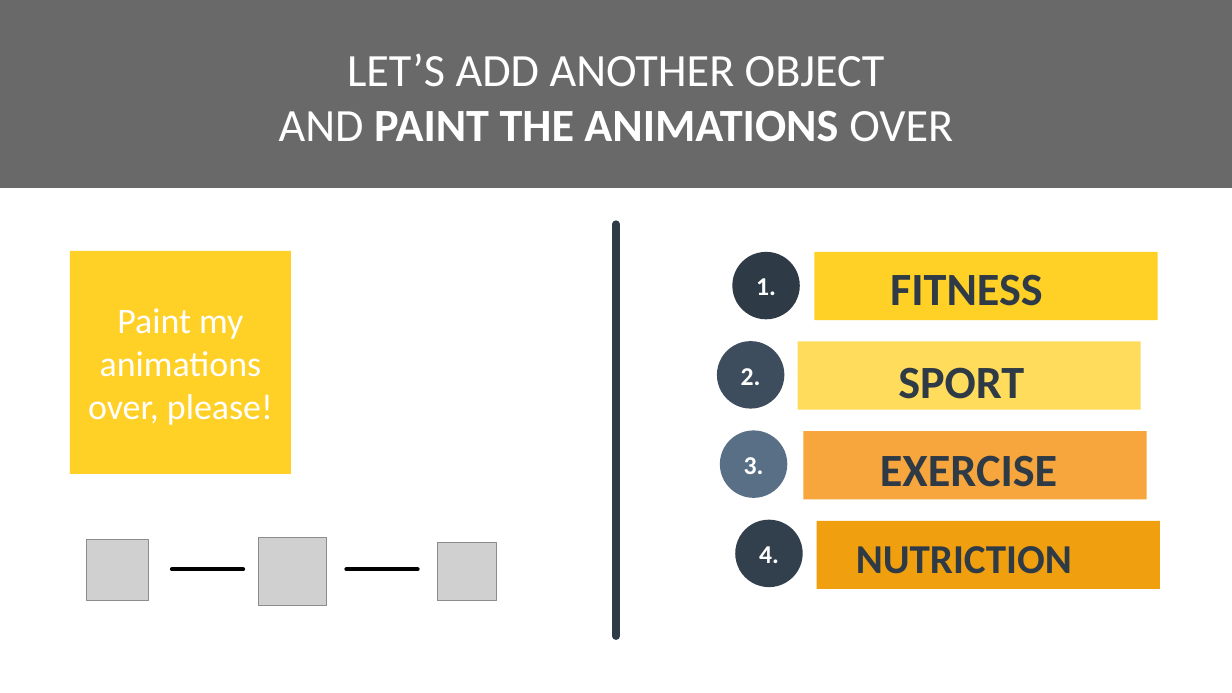
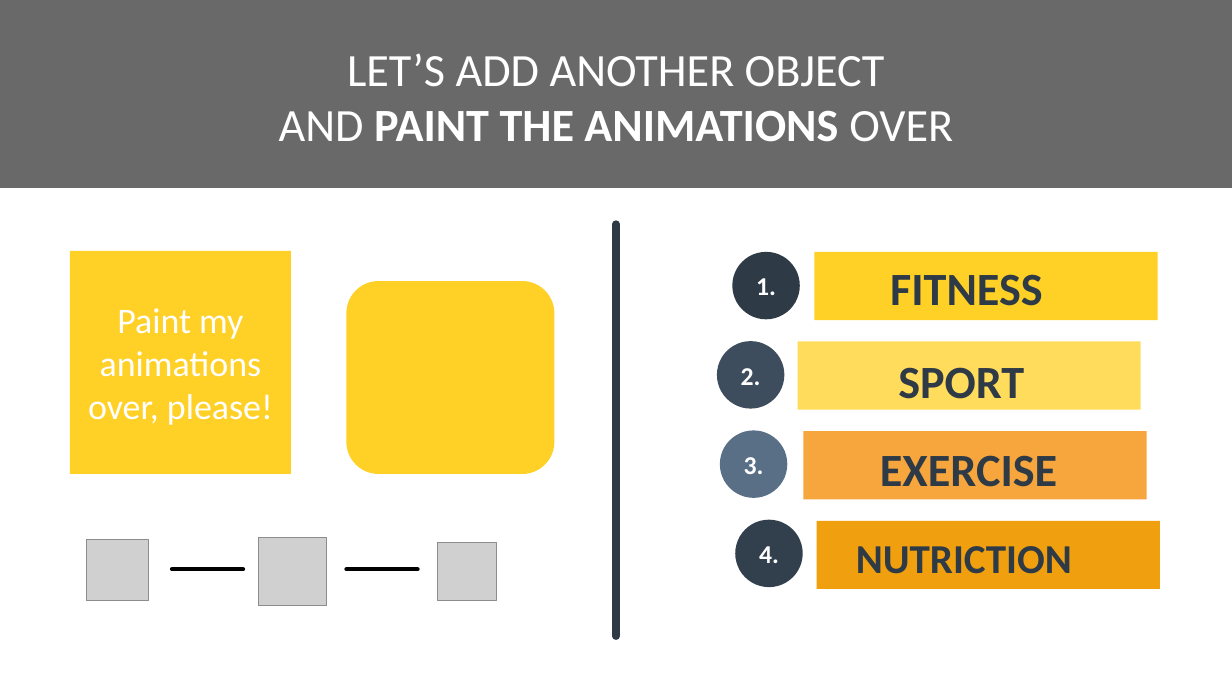
Before and after one commit to tranthanhbinh2603/PPTmasterclassV6_Powerpoint_from_A_to_Z, a slide deck: slide 5 of Section 2 - Essential Knowledge/Essential Knowledge.pptx. Drawn at 1232x693 pixels with LibreOffice and Linux fonts; fonts in the diff are those of the drawing; grey boxes stand for pictures. Boxes give left, top, right and bottom in pixels: in the first picture for what was removed or moved away, otherwise in the second. Text is boxed around its words. In the diff, an @@ line names an element or a change of style, - is before the commit and + after.

```diff
--- a/Section 2 - Essential Knowledge/Essential Knowledge.pptx
+++ b/Section 2 - Essential Knowledge/Essential Knowledge.pptx
@@ rounded rectangle added at [347, 281, 555, 474], fill #FFD025 @@
```
Also in this commit, not shown: 6 other slides changed, 1 slide added, 1 other file.
